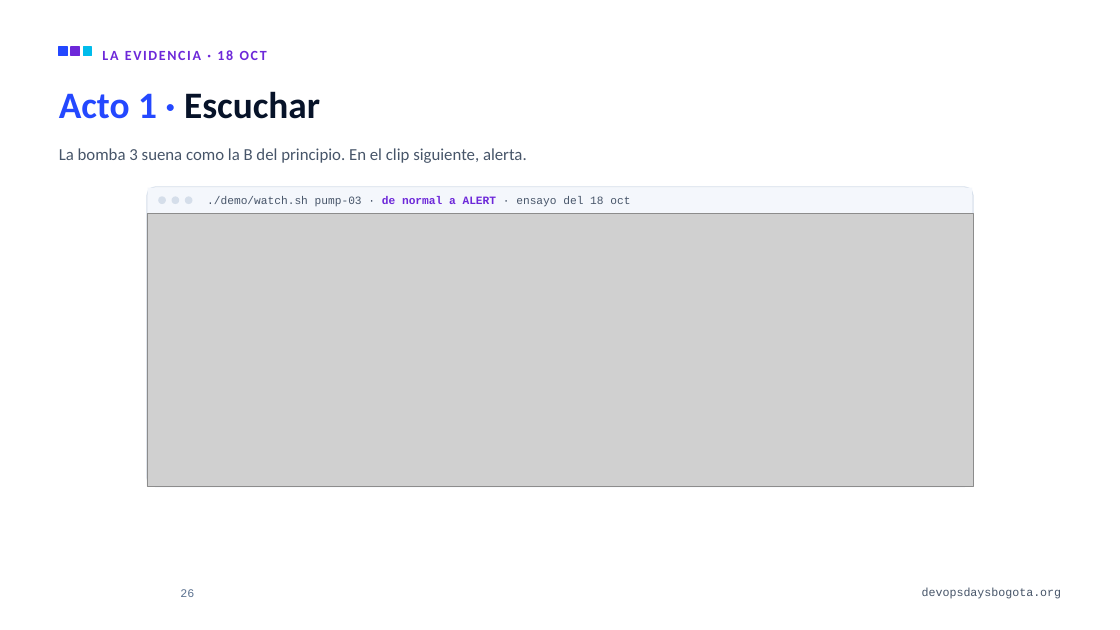
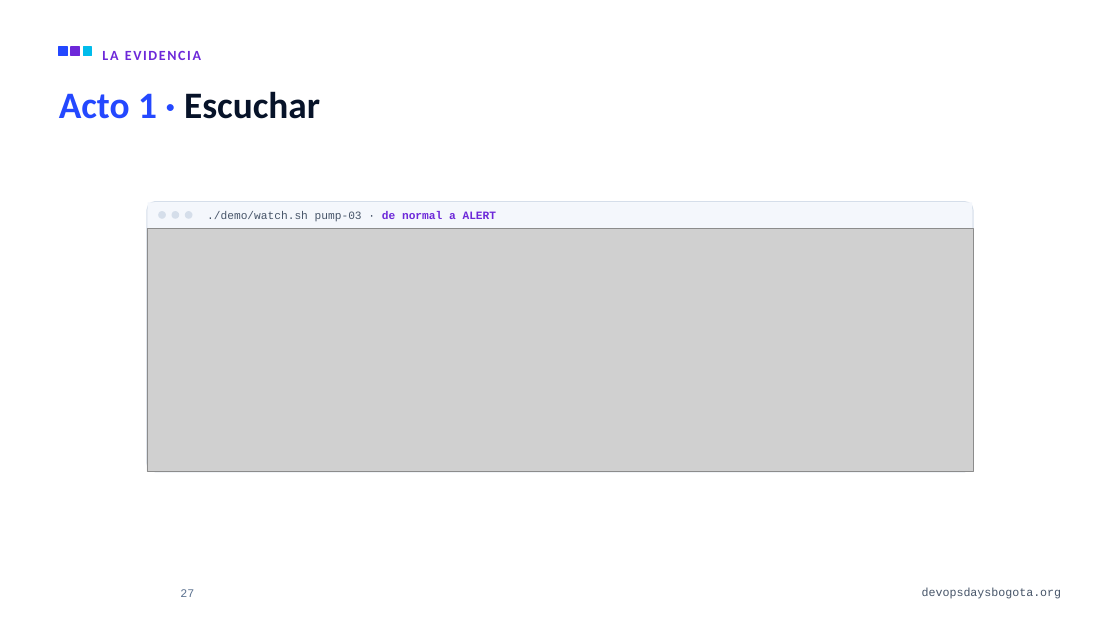
Before and after one commit to alejandro945/mlops-a-ciegas, a slide deck: slide 27 of talk/MLOps-a-ciegas-DevOpsDays-Bogota-2026.pptx (slide 26 before the commit). Drawn at 1120x630 pixels with LibreOffice and Linux fonts; fonts in the diff are those of the drawing; grey boxes stand for pictures; background and template pictures are left out. Boxes give left, top, right and bottom in pixels: in the first picture for what was removed or moved away, otherwise in the second. Text is boxed around its words. In the diff, an @@ line names an element or a change of style, - is before the commit and + after.

```diff
--- a/talk/MLOps-a-ciegas-DevOpsDays-Bogota-2026.pptx
+++ b/talk/MLOps-a-ciegas-DevOpsDays-Bogota-2026.pptx
@@ text at box(102, 51, 201, 60): text changed @@
-LA EVIDENCIA · 18 OCT
+LA EVIDENCIA
@@ text removed at box(59, 148, 527, 163) @@
-La bomba 3 suena como la B del principio. En el clip siguiente, alerta.
@@ rounded rectangle: place and size @@
-rounded rectangle at box(147, 187, 973, 487)
+rounded rectangle at box(147, 202, 973, 472)
@@ rounded rectangle at box(147, 202, 973, 472): proportions changed @@
@@ rectangle: place and size @@
-rectangle at box(148, 187, 973, 213)
+rectangle at box(148, 202, 973, 229)
@@ picture: place and size @@
-picture at box(147, 213, 973, 486)
+picture at box(147, 229, 973, 472)
@@ rounded rectangle: place and size @@
-rounded rectangle at box(185, 197, 192, 204)
+rounded rectangle at box(158, 211, 166, 218)
@@ rounded rectangle: place and size @@
-rounded rectangle at box(158, 197, 166, 204)
+rounded rectangle at box(171, 211, 179, 218)
@@ rounded rectangle: place and size @@
-rounded rectangle at box(171, 197, 179, 204)
+rounded rectangle at box(185, 211, 192, 218)
@@ text at box(207, 211, 497, 222): text changed @@
-./demo/watch.sh pump-03 · de normal a ALERT · ensayo del 18 oct
+./demo/watch.sh pump-03 · de normal a ALERT
@@ page number at box(180, 589, 194, 597): text changed @@
-26
+27
```
Also in this commit, not shown: 7 other slides changed, 2 slides added, 1 slide removed, 10 other files.
